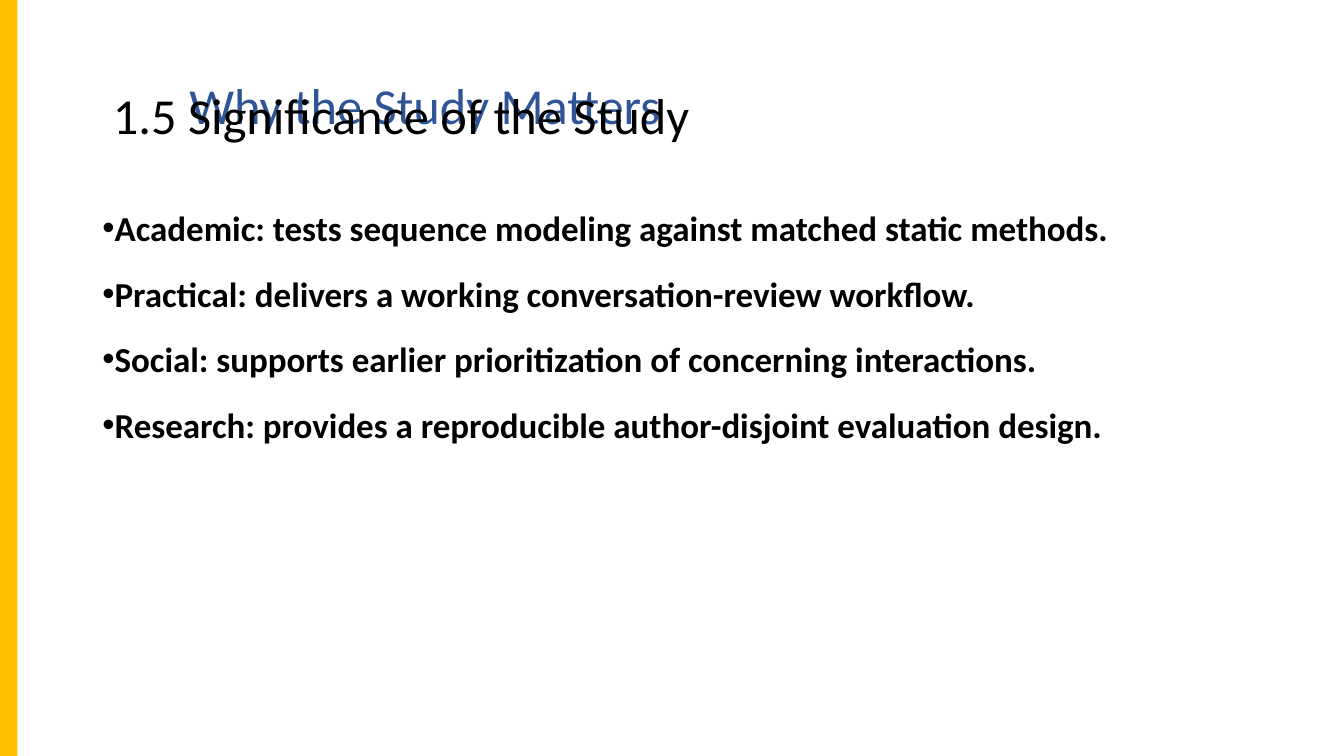
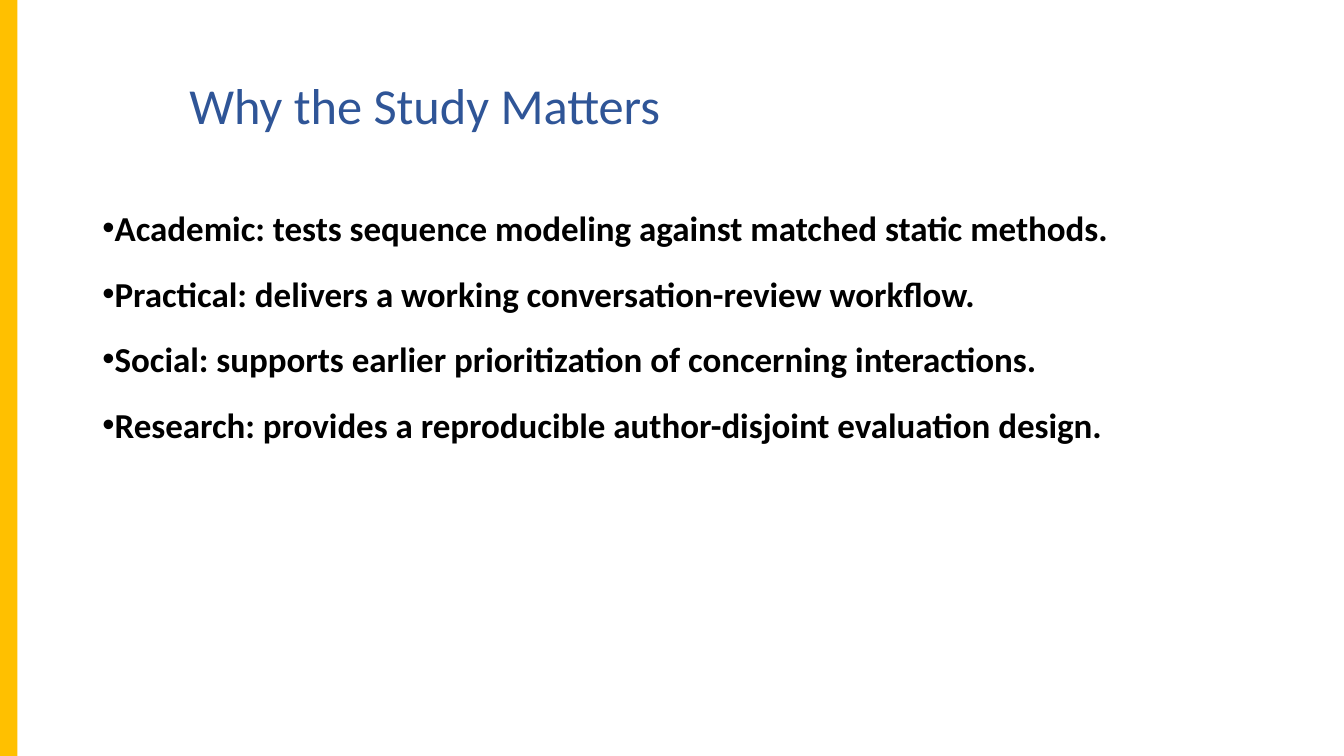
Before and after one commit to apcjomaala1/THESIS, a slide deck: slide 10 of WASD - Thesis 2 - final revised.pptx. Drawn at 1344x756 pixels with LibreOffice and Linux fonts; fonts in the diff are those of the drawing; background and template pictures are left out. Boxes give left, top, right and bottom in pixels: in the first picture for what was removed or moved away, otherwise in the second. Text is boxed around its words. In the diff, an @@ line names an element or a change of style, - is before the commit and + after.

```diff
--- a/WASD - Thesis 2 - final revised.pptx
+++ b/WASD - Thesis 2 - final revised.pptx
@@ title removed at (113, 93, 689, 143) @@
-1.5 Significance of the Study
```
Also in this commit, not shown: 15 other slides changed, 5 slides removed, 14 other files.
